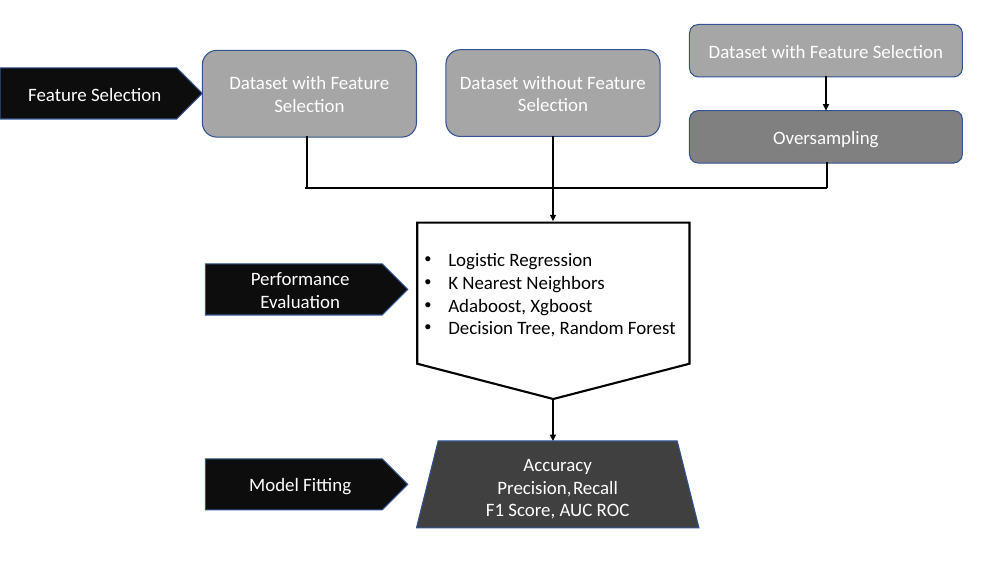
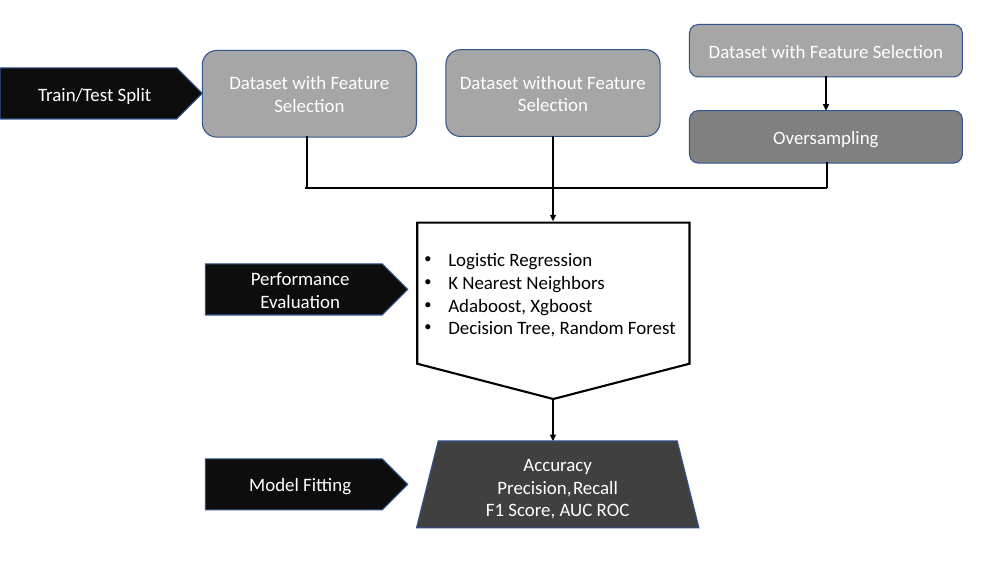
Before and after one commit to Zhaoxing-Wu/UW-Madison-FA21-STAT451, a slide deck: slide 2 of flowchart.pptx. Drawn at 1008x567 pixels with LibreOffice and Linux fonts; fonts in the diff are those of the drawing. Boxes give left, top, right and bottom in pixels: in the first picture for what was removed or moved away, otherwise in the second. Text is boxed around its words. In the diff, an @@ line names an element or a change of style, - is before the commit and + after.

```diff
--- a/flowchart.pptx
+++ b/flowchart.pptx
@@ text in pentagon arrow at box(38, 88, 152, 104): text changed @@
-Feature Selection
+Train/Test Split
```
